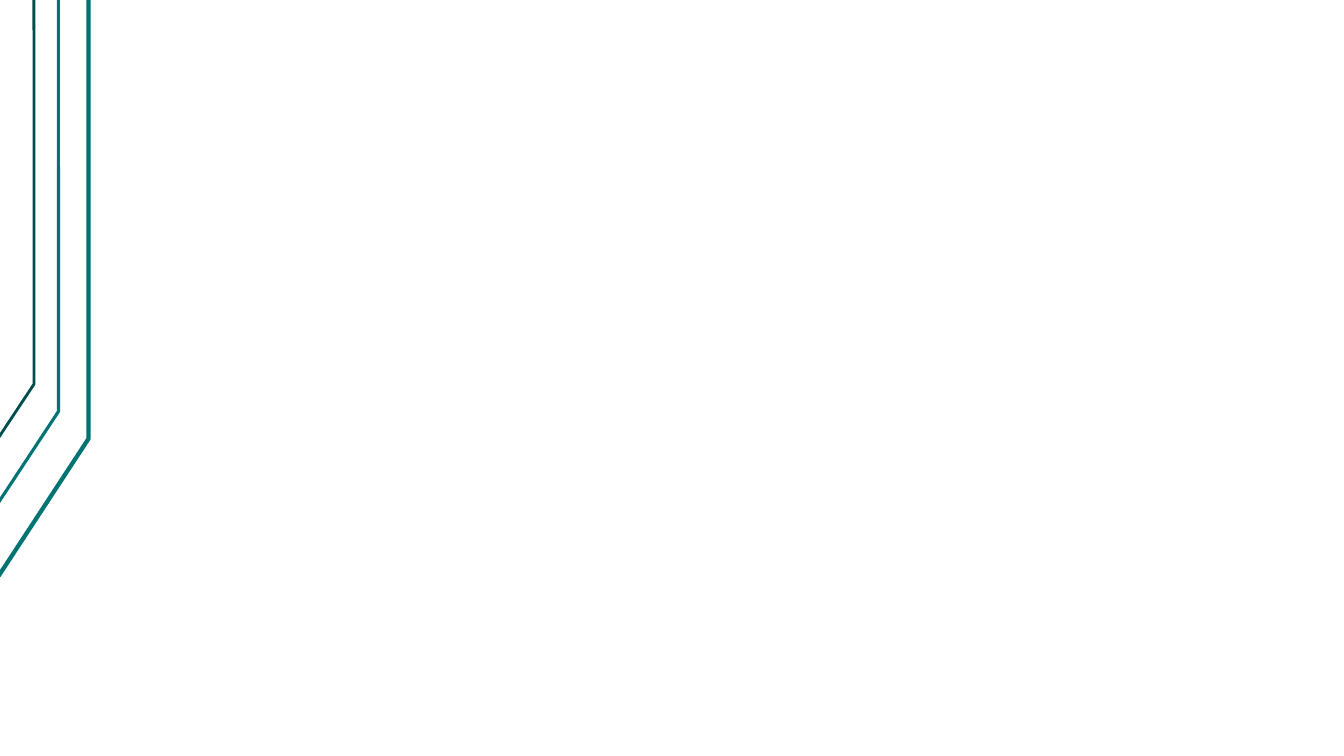
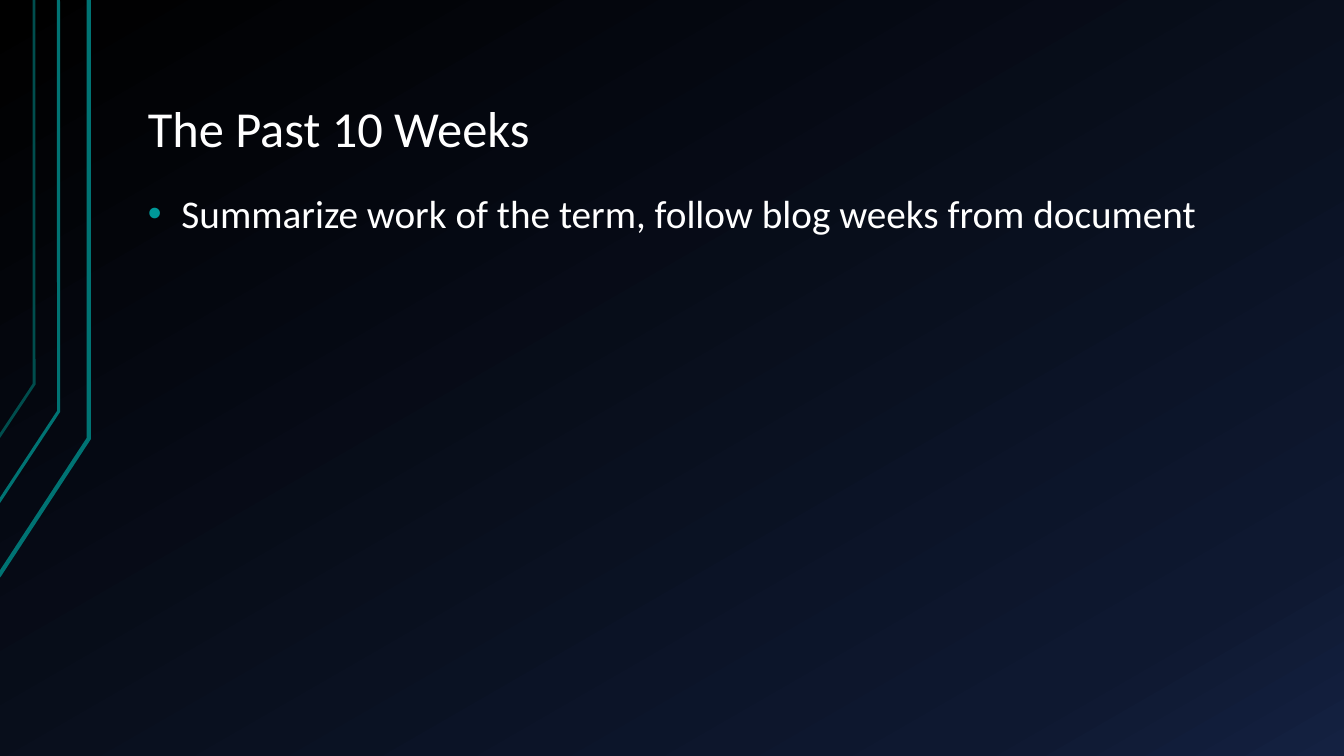
Before and after one commit to giacoppd/Security-For-Robotics, a slide deck: slide 10 of docs/progress_report/progress_report.pptx (slide 12 before the commit). Drawn at 1344x756 pixels with LibreOffice and Linux fonts; fonts in the diff are those of the drawing. Boxes give left, top, right and bottom in pixels: in the first picture for what was removed or moved away, otherwise in the second. Text is boxed around its words. In the diff, an @@ line names an element or a change of style, - is before the commit and + after.

```diff
--- a/docs/progress_report/progress_report.pptx
+++ b/docs/progress_report/progress_report.pptx
@@ background #FFFFFF to gradient #000000 to #0F1931 to #142242 @@
@@ freeform shape at bbox=[0, 0, 89, 577]: outline redrawn @@
@@ freeform shape at bbox=[0, 0, 58, 503]: outline #007373 2.24 pt to #007373 2.25 pt @@
@@ freeform shape at bbox=[0, 0, 34, 438]: outline #004D4D 2 pt to #007373 2 pt @@
@@ title added at bbox=[148, 112, 529, 148], 36 pt, text #FFFFFF @@
+The Past 10 Weeks
@@ text added at bbox=[181, 200, 1195, 235], 28 pt, text #FFFFFF @@
+• Summarize work of the term, follow blog weeks from document
```
Also in this commit, not shown: 12 other slides changed, 3 slides added, 8 slides removed.
